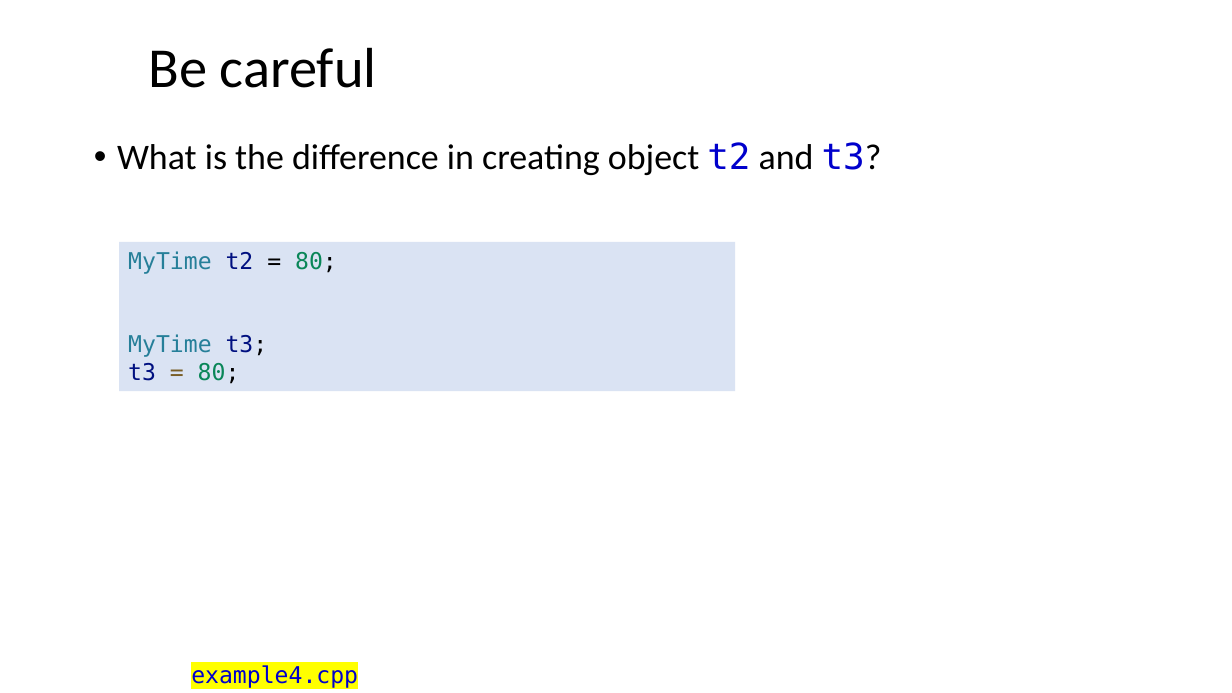
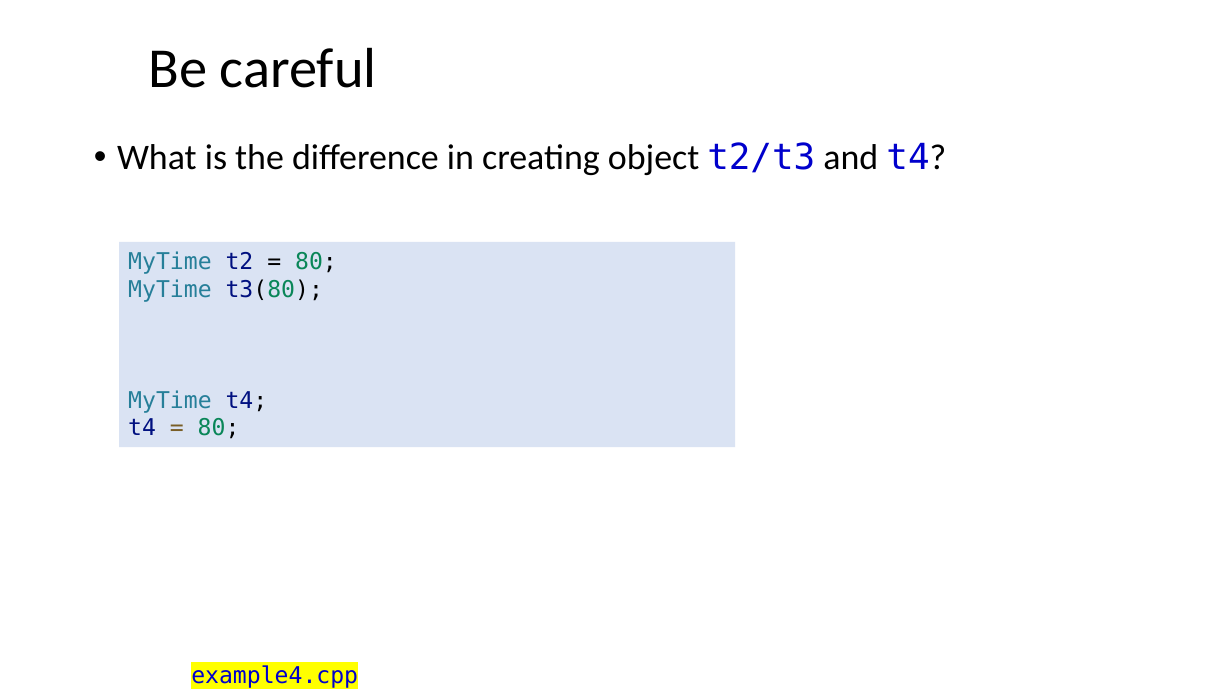
Before and after one commit to ShiqiYu/CPP, a slide deck: slide 20 of week10/Lecture10.pptx. Drawn at 1232x693 pixels with LibreOffice and Linux fonts; fonts in the diff are those of the drawing; background and template pictures are left out. Boxes give left, top, right and bottom in pixels: in the first picture for what was removed or moved away, otherwise in the second. Text is boxed around its words. In the diff, an @@ line names an element or a change of style, - is before the commit and + after.

Commit message:
update lecture 10

```diff
--- a/week10/Lecture10.pptx
+++ b/week10/Lecture10.pptx
@@ text at (117, 142, 946, 175): text changed @@
-• What is the difference in creating object t2 and t3?
+• What is the difference in creating object t2/t3 and t4?
@@ rectangle "MyTime t2 = 80;": place and size @@
-rectangle "MyTime t2 = 80;" at (119, 242, 736, 392)
+rectangle "MyTime t2 = 80;" at (119, 242, 736, 447)
@@ text in rectangle at (128, 279, 323, 439): text changed @@
-MyTime t3;
-t3 = 80;
+MyTime t3(80);
+MyTime t4;
+t4 = 80;
```
Also in this commit, not shown: 1 other slide changed, 1 other file.
